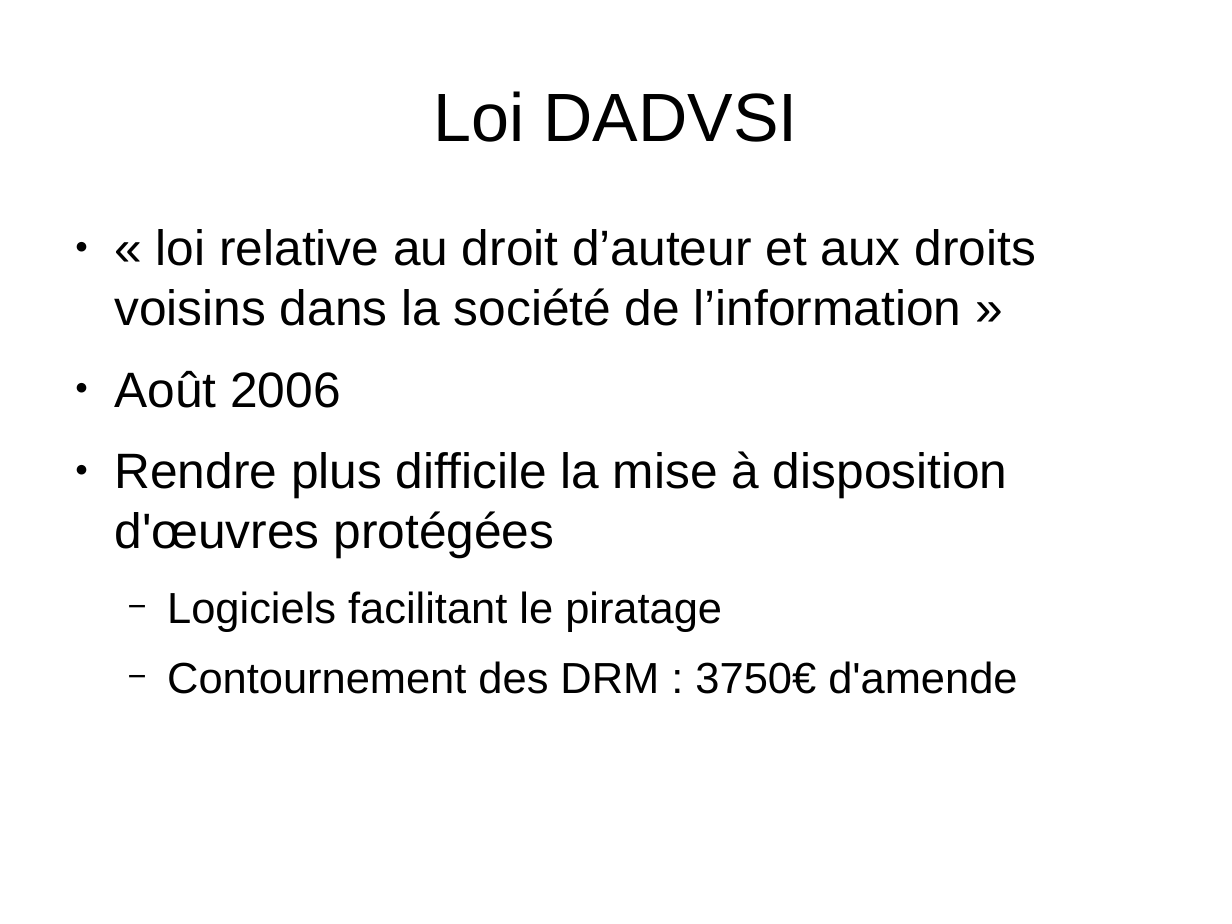
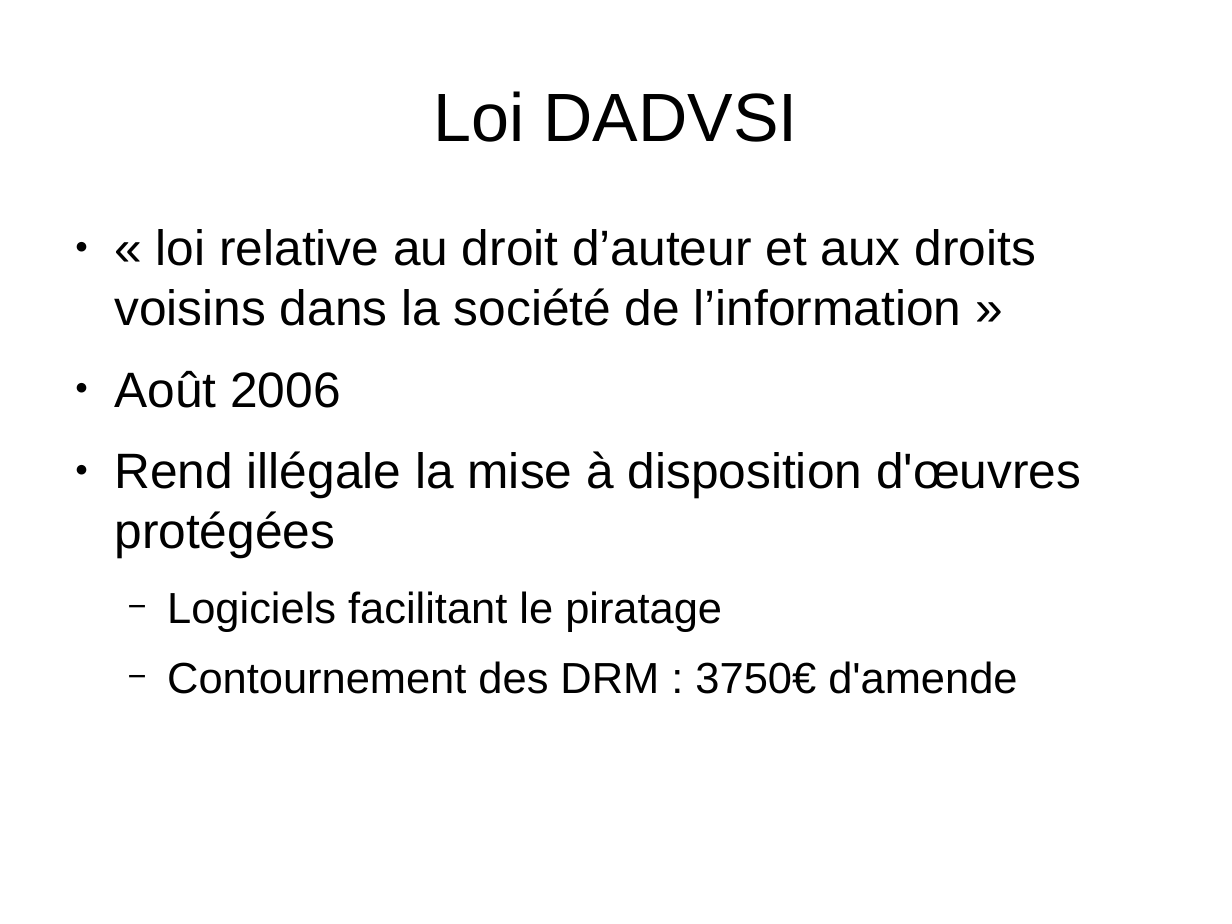
Before and after one commit to Parashp/pph-droit-auteur, a slide deck: slide 13 of soutenance.odp. Drawn at 1232x924 pixels with LibreOffice and Linux fonts; fonts in the diff are those of the drawing. Boxes give left, top, right and bottom in pixels: in the first picture for what was removed or moved away, otherwise in the second. Text is boxed around its words. In the diff, an @@ line names an element or a change of style, - is before the commit and + after.

```diff
--- a/soutenance.odp
+++ b/soutenance.odp
@@ text at <box>114,451,1081,557</box>: text changed @@
-● Rendre plus difficile la mise à disposition d'œuvres protégées
+● Rend illégale la mise à disposition d'œuvres protégées
```
Also in this commit, not shown: 9 other slides changed, 4 slides added, 1 slide removed.
